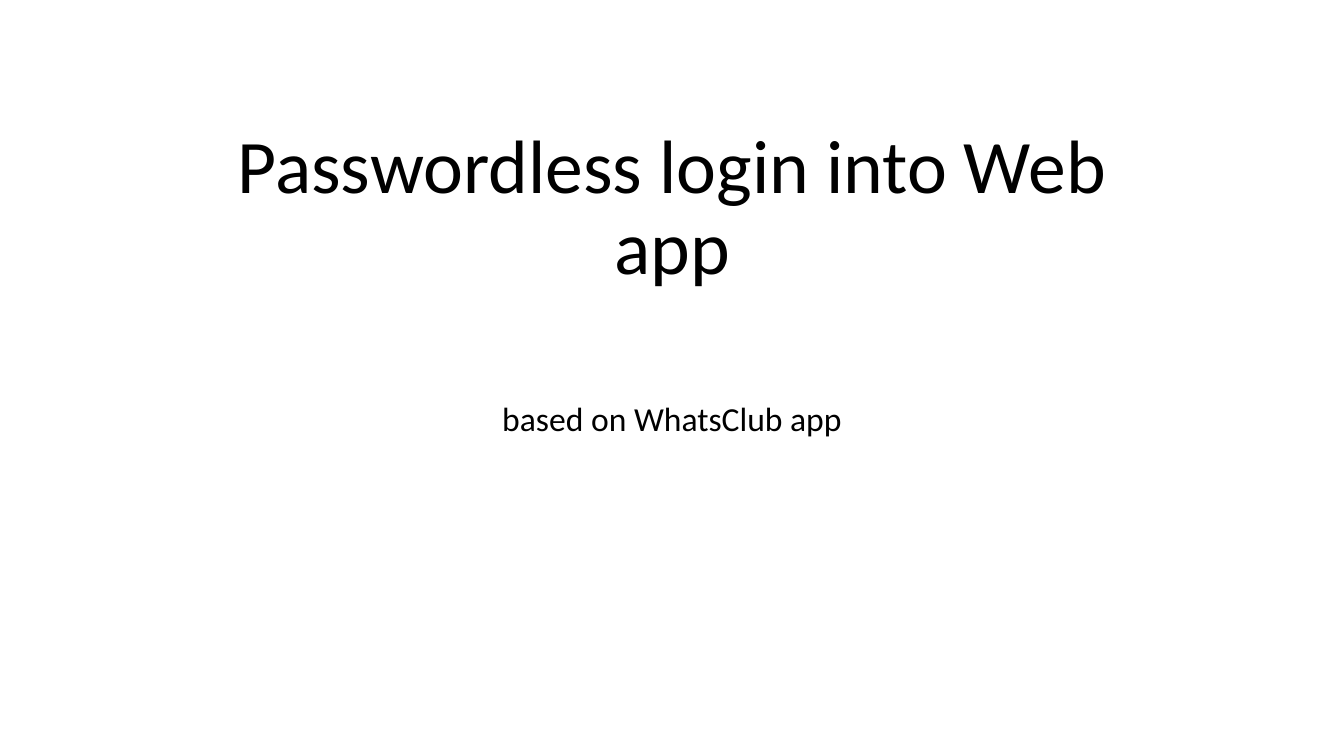
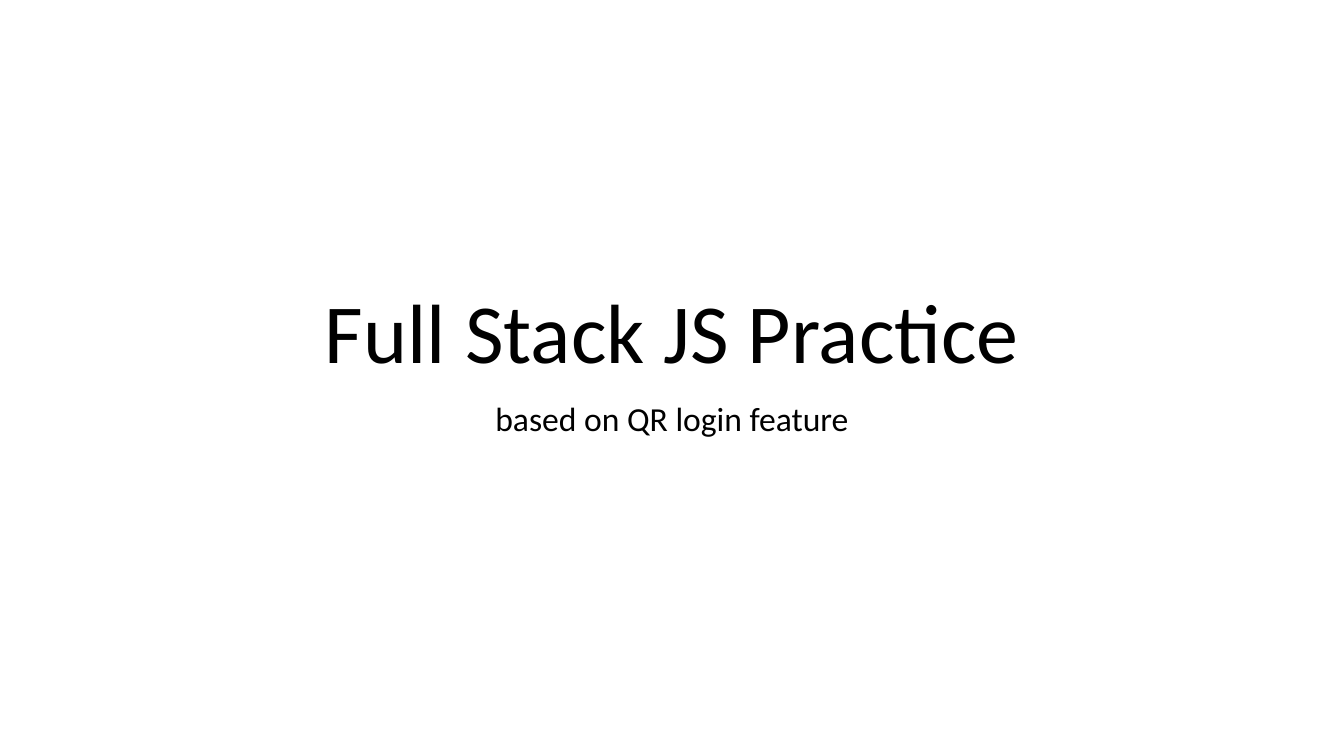
Before and after one commit to zatsepinvl/whatsclub, a slide deck: slide 1 of WhatsClub.pptx. Drawn at 1344x756 pixels with LibreOffice and Linux fonts; fonts in the diff are those of the drawing. Boxes give left, top, right and bottom in pixels: in the first picture for what was removed or moved away, otherwise in the second. Text is boxed around its words. In the diff, an @@ line names an element or a change of style, - is before the commit and + after.

```diff
--- a/WhatsClub.pptx
+++ b/WhatsClub.pptx
@@ title at [325, 304, 1019, 364]: text changed; size 54 to 60 pt @@
-Passwordless login into Web app
+Full Stack JS Practice
@@ subtitle at [495, 407, 849, 437]: text changed @@
-based on WhatsClub app
+based on QR login feature
```
Also in this commit, not shown: 3 other slides changed, 4 slides added, 4 slides removed, 19 other files.
